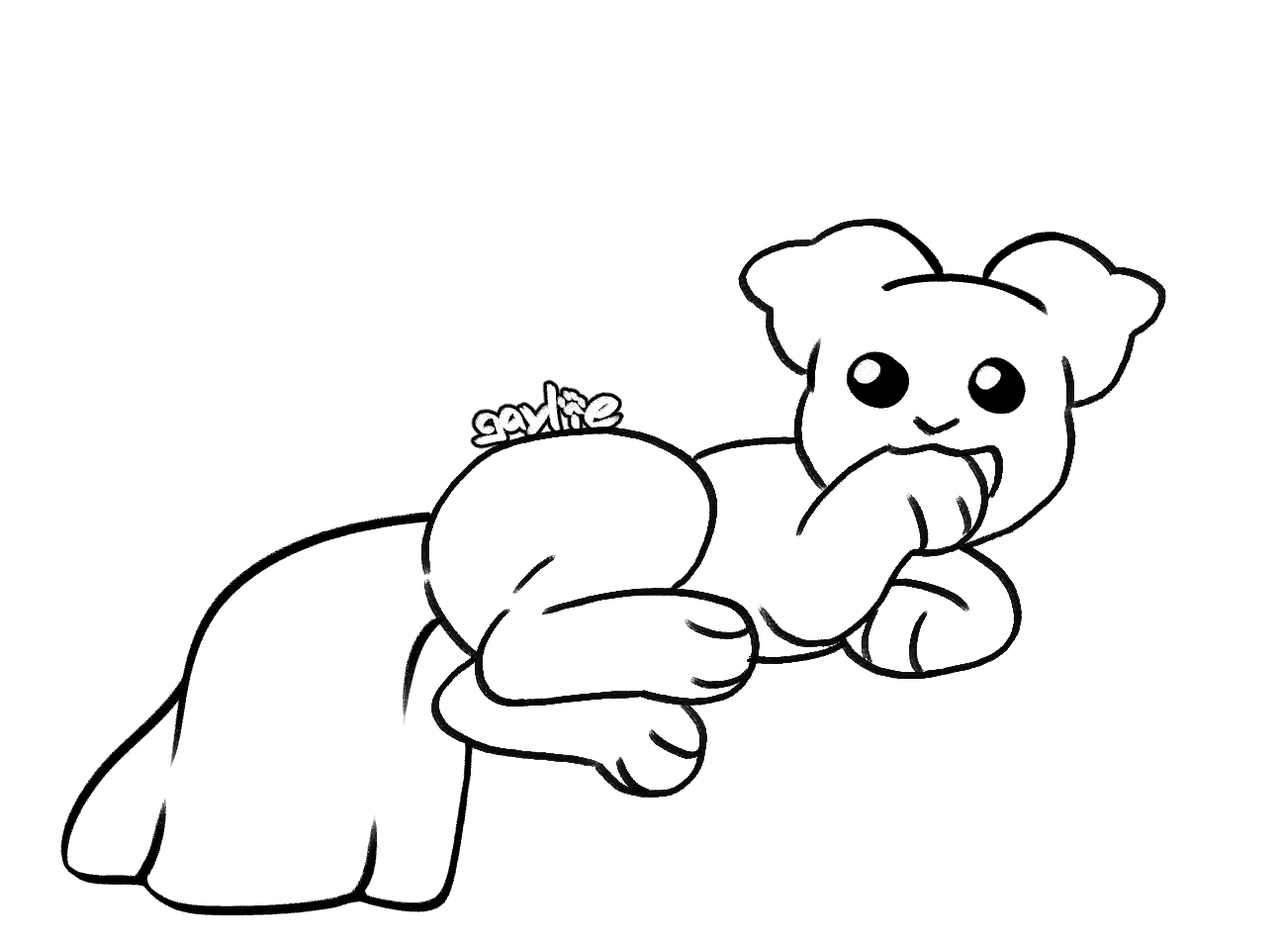
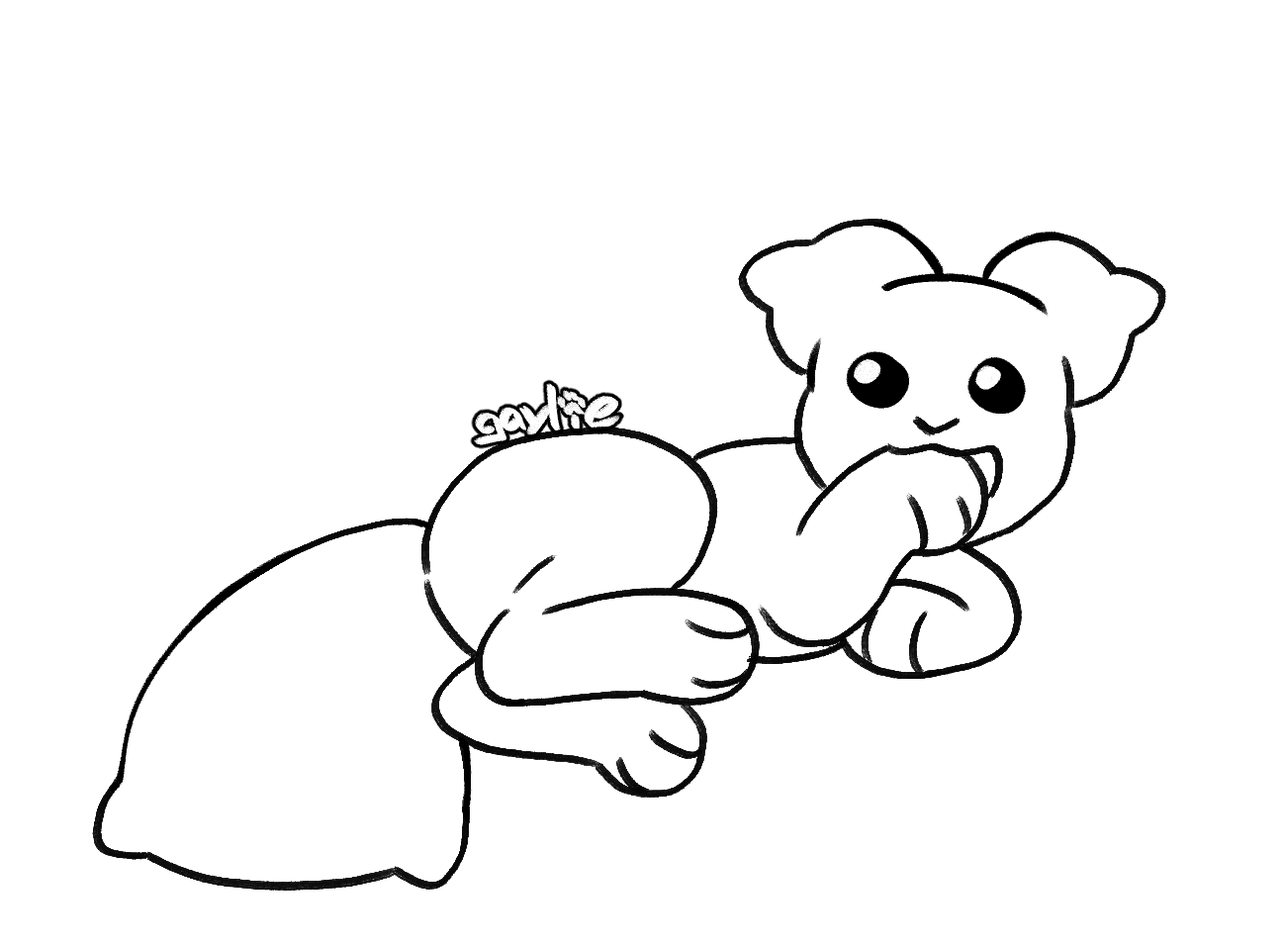
Layered file, before and after one edit (1282 x 948). Changes by layer:
hid "empty case" over 60, 511, 473, 916
showed "closed case" over 92, 515, 472, 891
added layer "background" over 60, 511, 473, 916
